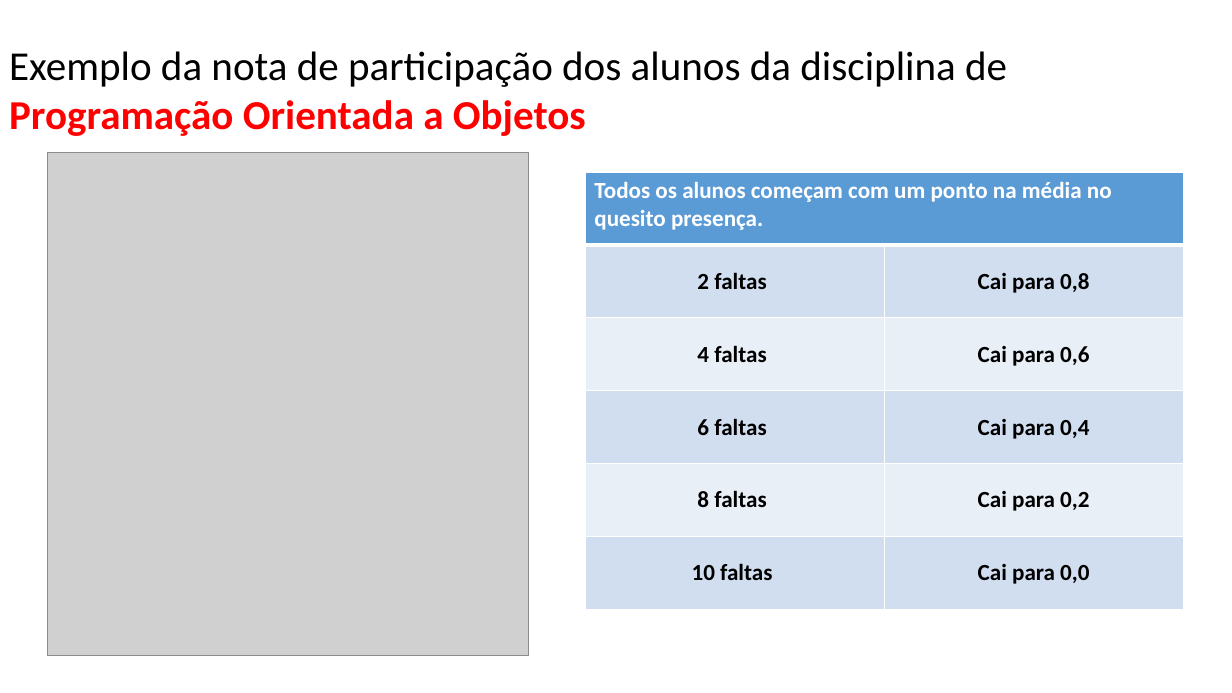
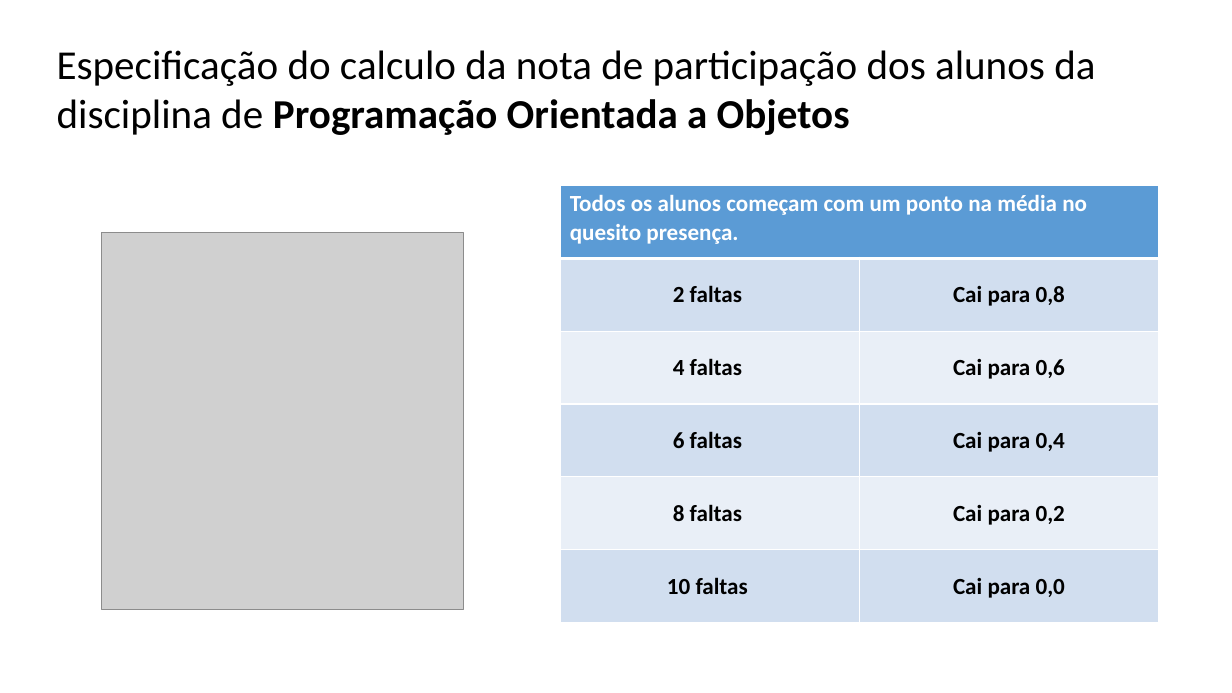
Before and after one commit to AlexandreRech/Terceira-Fase-POO-2017, a slide deck: slide 6 of Material/Unidade 2/Unidade 2 - Resumido.pptx. Drawn at 1232x693 pixels with LibreOffice and Linux fonts; fonts in the diff are those of the drawing; grey boxes stand for pictures. Boxes give left, top, right and bottom in pixels: in the first picture for what was removed or moved away, otherwise in the second. Text is boxed around its words. In the diff, an @@ line names an element or a change of style, - is before the commit and + after.

```diff
--- a/Material/Unidade 2/Unidade 2 - Resumido.pptx
+++ b/Material/Unidade 2/Unidade 2 - Resumido.pptx
@@ text at bbox=[57, 50, 1095, 135]: text changed @@
-Exemplo da nota de participação dos alunos da disciplina de Programação Orientada a Objetos
+Especificação do calculo da nota de participação dos alunos da disciplina de Programação Orientada a Objetos
@@ table: place and size @@
-table at bbox=[585, 172, 1184, 610]
+table at bbox=[561, 186, 1160, 624]
@@ picture: place and size @@
-picture at bbox=[47, 153, 529, 656]
+picture at bbox=[102, 233, 463, 610]
```
Also in this commit, not shown: 3 other slides changed, 22 slides added, 5 other files.
